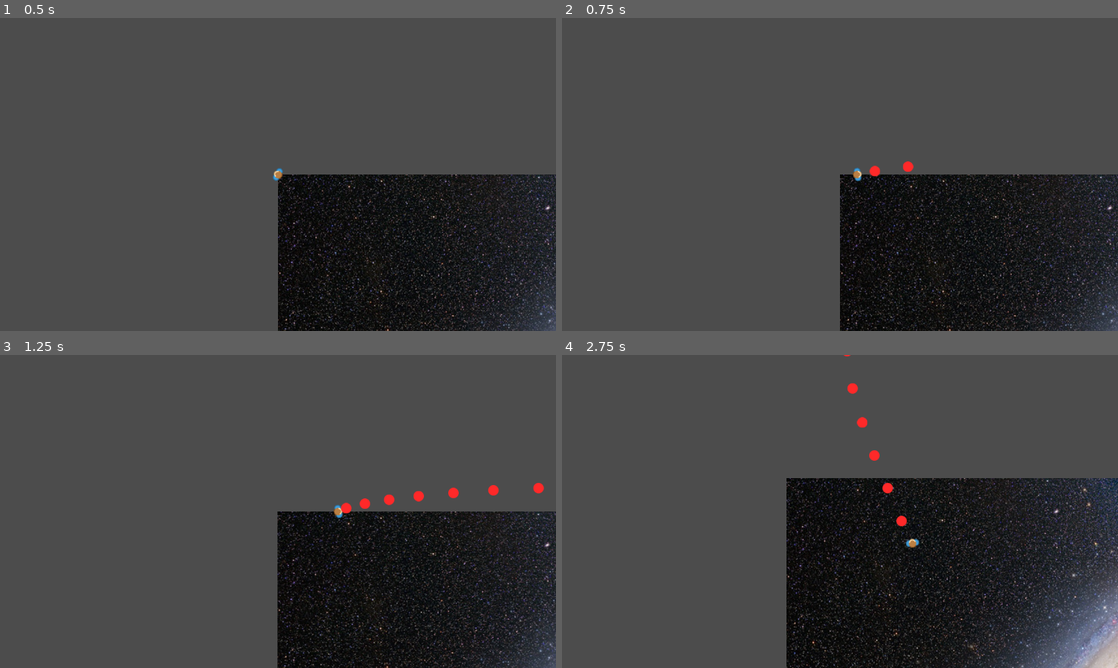
Above: before the commit, frames 1-4 (two rows, left to right).
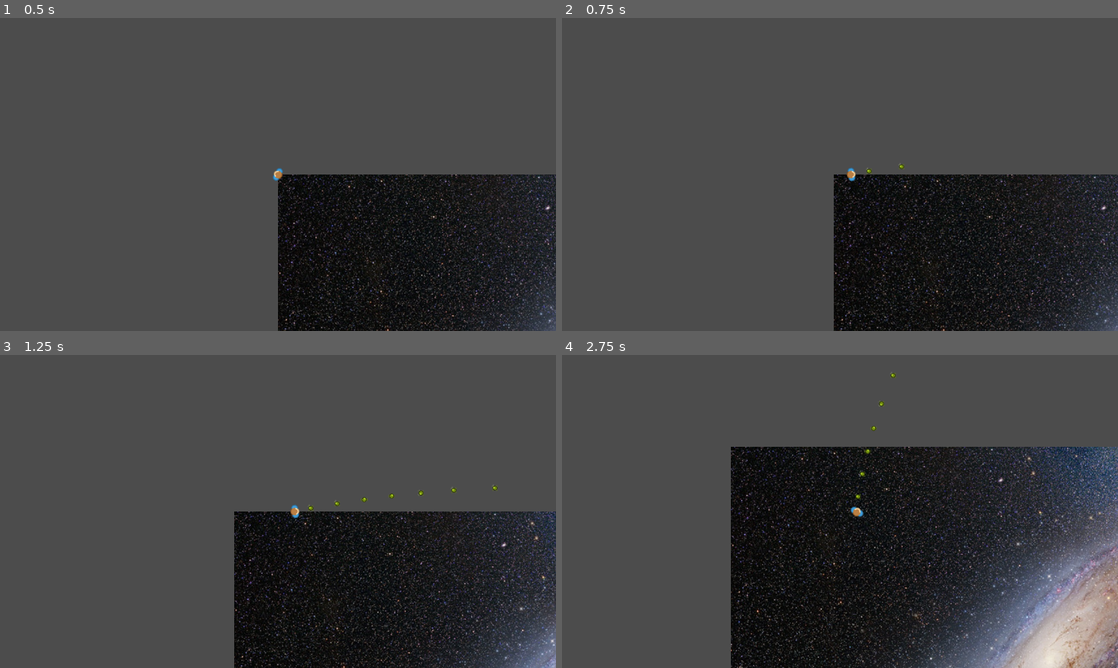
Above: after the commit, the same moments.

Repository: MatiasVME/HFTM
Game: Godot game, scene res://src/Tests/TestPlayer.tscn
Two runs of this game, one before a commit and one after it. Both use one fixed random seed, a clock stepped at 60 frames per second and the inputs below. This scene is started directly instead of the project's main scene.
Inputs (mouse positions are in pixels of both pictures, inside the frame that each line leads up to):
- Up to frame 1 (0.5 s): no input
- Up to frame 2 (0.75 s): tap Enter at 0.5 s; move the mouse to (962, 158) at 0.52 s; hold D (right) from 0.53 s (still down); hold Right mouse button (right_click) from 0.53 s (still down)
- Up to frame 3 (1.25 s): keep holding D (right); keep holding Right mouse button (right_click)
- Up to frame 4 (2.75 s): move the mouse to (728, 527) at 1.27 s; release D (right) at 1.28 s; release Right mouse button (right_click) at 1.28 s; hold S (down) 1.28-2.03 s; right-click (728, 527) at 1.35 s; move the mouse to (895, 442) at 2.02 s; hold D (right) from 2.03 s (still down); hold Right mouse button (right_click) from 2.03 s (still down)

Frame 1 is identical in both runs. In frame 2, 6.2% of the frame differs, in the area x 48-100%, y 45-100%; in frame 3, 12%; in frame 4, 31%, in the area x 30-100%, y 0-100%.

Commit message:
Sonido de la bala con cambio de sprite de la bala

Diff:
--- a/src/Actors/Players/Player.gd
+++ b/src/Actors/Players/Player.gd
@@ -32,6 +32,5 @@
 	var mouse_local_pos = camera.get_local_mouse_position()
 
 	if Input.is_action_pressed("right_click"):
-		print("ok")
 		var i_pistol_bullet = pistol_bullet.instance()
 		i_pistol_bullet.fire(self, mouse_local_pos, delta)
--- a/src/Actors/Players/Player.tscn
+++ b/src/Actors/Players/Player.tscn
@@ -39,8 +39,8 @@
 limit_right = 10000000
 limit_bottom = 10000000
 limit_smoothed = false
-drag_margin_h_enabled = true
-drag_margin_v_enabled = true
+drag_margin_h_enabled = false
+drag_margin_v_enabled = false
 smoothing_enabled = true
 smoothing_speed = 5.0
 drag_margin_left = 0.2
--- a/src/Actors/Shots/PistolBullet.tscn
+++ b/src/Actors/Shots/PistolBullet.tscn
@@ -1,17 +1,36 @@
-[gd_scene load_steps=5 format=2]
+[gd_scene load_steps=7 format=2]
 
 [ext_resource path="res://src/Actors/Shots/PistolBullet.gd" type="Script" id=1]
-[ext_resource path="res://assets/images/bullets/bullet-24x24.png" type="Texture" id=2]
+[ext_resource path="res://assets/images/bullets/basic-bullet.png" type="Texture" id=2]
+[ext_resource path="res://assets/sounds/bullets/pistol-bullet.wav" type="AudioStream" id=3]
 
 [sub_resource type="CircleShape2D" id=1]
 
 custom_solver_bias = 0.0
-radius = 12.4792
+radius = 6.73215
 
 [sub_resource type="CircleShape2D" id=2]
 
 custom_solver_bias = 0.0
-radius = 12.4525
+radius = 6.82181
+
+[sub_resource type="Animation" id=3]
+
+resource_name = "bullet_anim"
+length = 0.5
+loop = true
+step = 0.1
+tracks/0/type = "value"
+tracks/0/path = NodePath("Image:frame")
+tracks/0/interp = 1
+tracks/0/loop_wrap = true
+tracks/0/imported = false
+tracks/0/keys = {
+"times": PoolRealArray( 0, 0.2, 0.4 ),
+"transitions": PoolRealArray( 1, 1, 1 ),
+"update": 1,
+"values": [ 0, 1, 2 ]
+}
 
 [node name="PistolBullet" type="RigidBody2D"]
 
@@ -38,6 +57,10 @@
 [node name="Image" type="Sprite" parent="."]
 
 texture = ExtResource( 2 )
+hframes = 3
+frame = 2
+region_rect = Rect2( 290, 77, 6, 13 )
+_sections_unfolded = [ "Animation", "Material", "Region", "Transform", "Visibility", "Z" ]
 
 [node name="CollisionPhysics" type="CollisionShape2D" parent="."]
 
@@ -64,4 +87,26 @@
 one_shot = true
 autostart = true
 
+[node name="Animation" type="AnimationPlayer" parent="."]
+
+playback_process_mode = 1
+playback_default_blend_time = 0.0
+root_node = NodePath("..")
+anims/bullet_anim = SubResource( 3 )
+playback/active = true
+playback/speed = 1.0
+blend_times = [  ]
+autoplay = "bullet_anim"
+_sections_unfolded = [ "Pause", "Playback Options", "playback" ]
+
+[node name="AudioStreamPlayer2D" type="AudioStreamPlayer2D" parent="."]
+
+stream = ExtResource( 3 )
+volume_db = 0.0
+autoplay = true
+max_distance = 2000.0
+attenuation = 1.0
+bus = "Master"
+area_mask = 1
+
 [connection signal="timeout" from="Destroy" to="." method="_on_Destroy_timeout"]
Binary file added: assets/images/bullets/basic-bullet.png
Not shown, changed: assets/images/bullets/basic-bullet.png.import
Binary file removed: assets/images/bullets/bullet-24x24.png
Not shown, removed: assets/images/bullets/bullet-24x24.png.import
Binary file removed: assets/images/bullets/bullet.png
Not shown, added: assets/sounds/bullets/pistol-bullet.wav.import
Not shown, added: assets/sounds/bullets/pistol-bullet.wav
